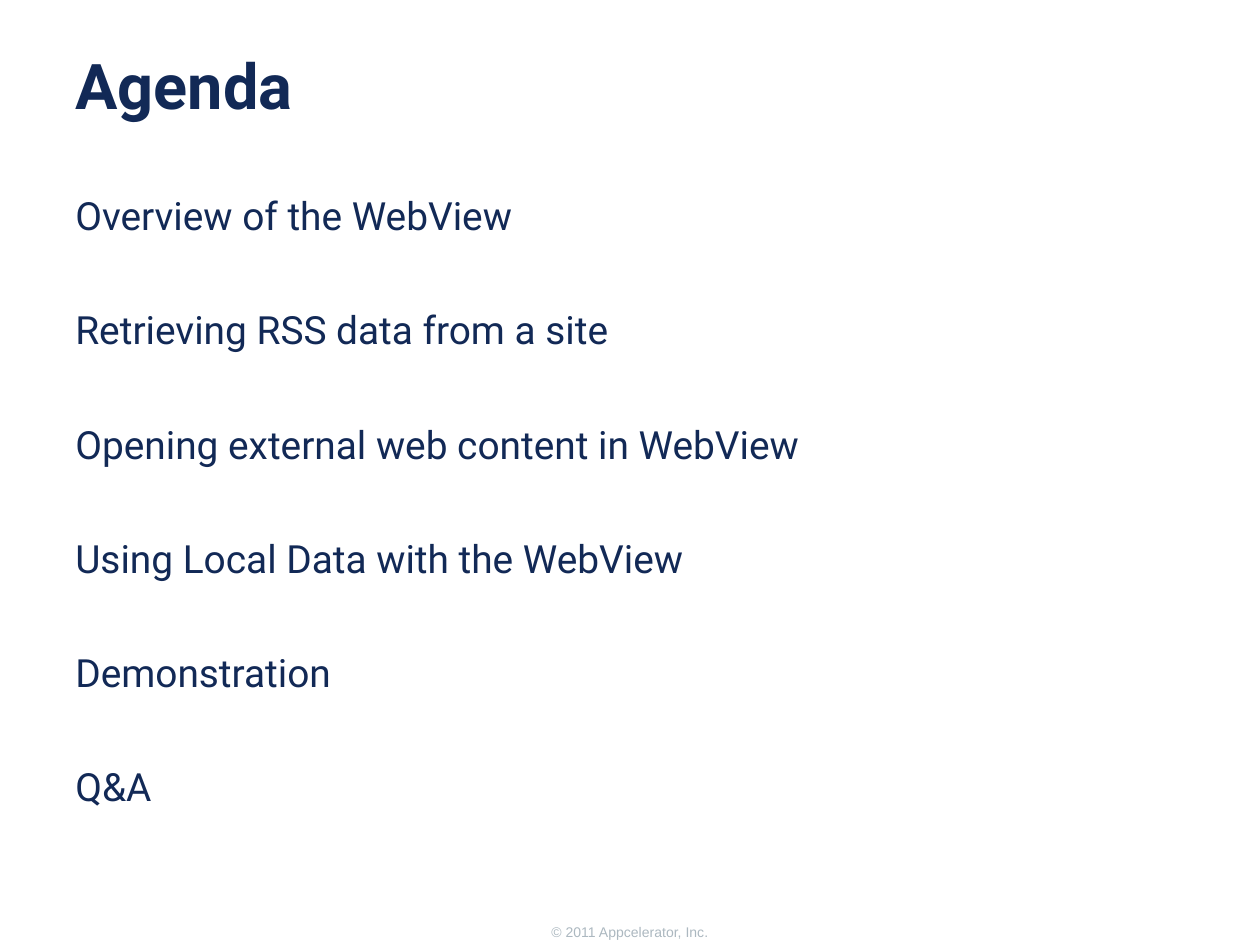
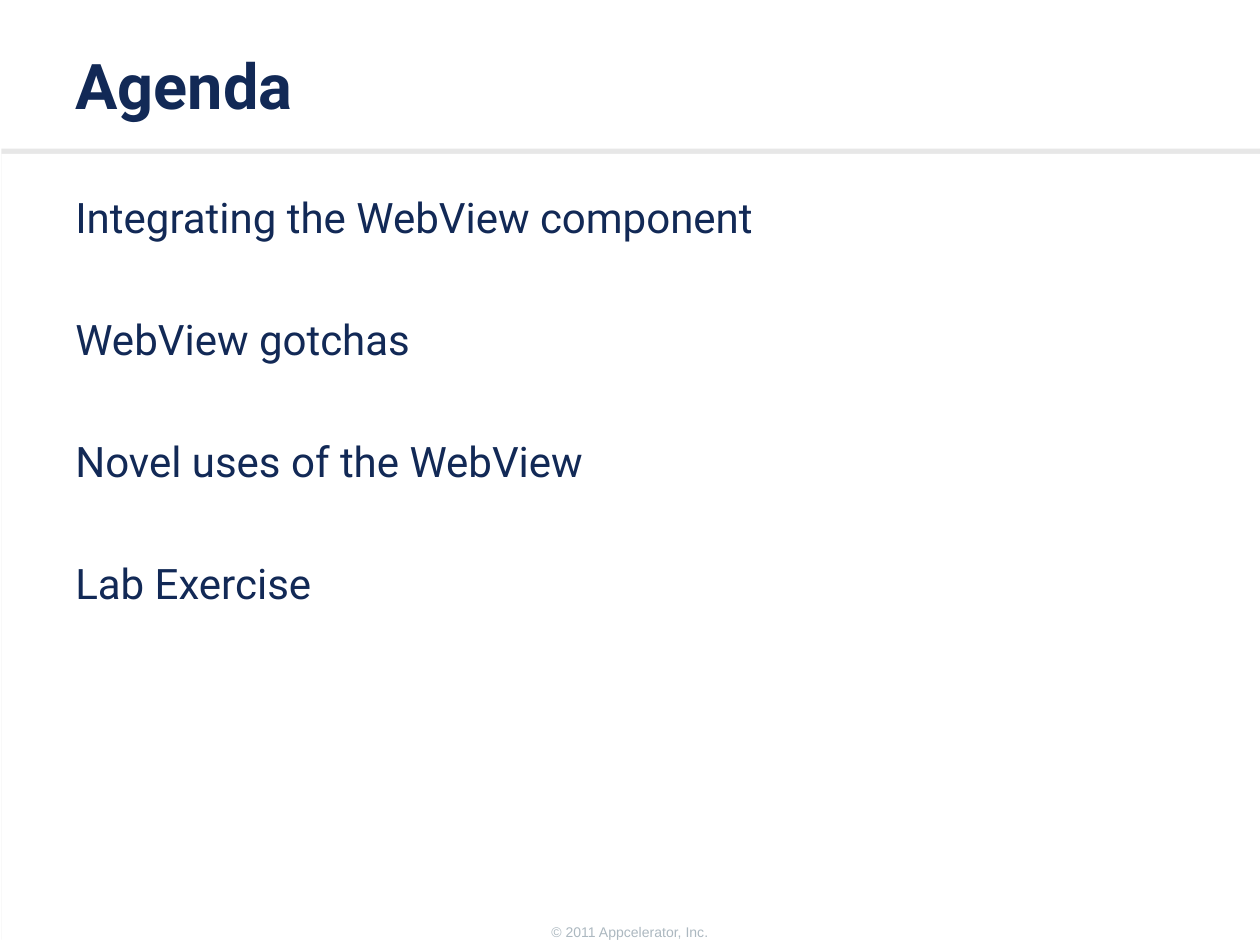
Before and after one commit to appcelerator-training-archive/tcad_certification, a slide deck: slide 2 of 285/285.ppt (slide 3 before the commit). Drawn at 1260x945 pixels with LibreOffice and Linux fonts; fonts in the diff are those of the drawing; background and template pictures are left out. Boxes give left, top, right and bottom in pixels: in the first picture for what was removed or moved away, otherwise in the second. Text is boxed around its words. In the diff, an @@ line names an element or a change of style, - is before the commit and + after.

```diff
--- a/285/285.ppt
+++ b/285/285.ppt
@@ rectangle added at box(1, 154, 1260, 945), fill #FFFFFF @@
@@ text at box(75, 201, 753, 600): text changed; size 22.2 to 24 pt @@
-Overview of the WebView
-Retrieving RSS data from a site
-Opening external web content in WebView
-Using Local Data with the WebView
-Demonstration
-Q&A
+Integrating the WebView component
+WebView gotchas
+Novel uses of the WebView
+Lab Exercise
```
Also in this commit, not shown: 1 other slide changed, 10 slides added, 10 slides removed, 16 other files.
